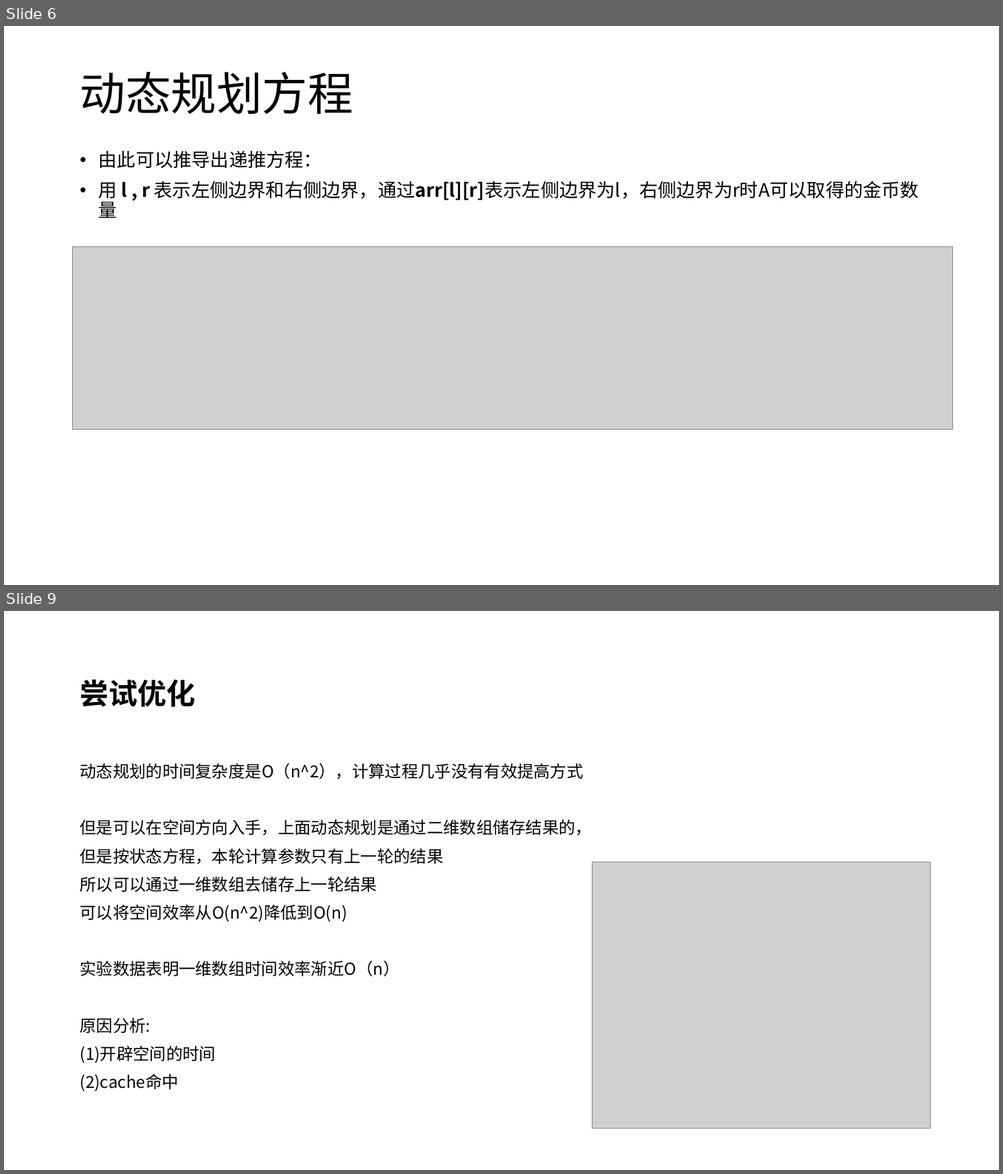
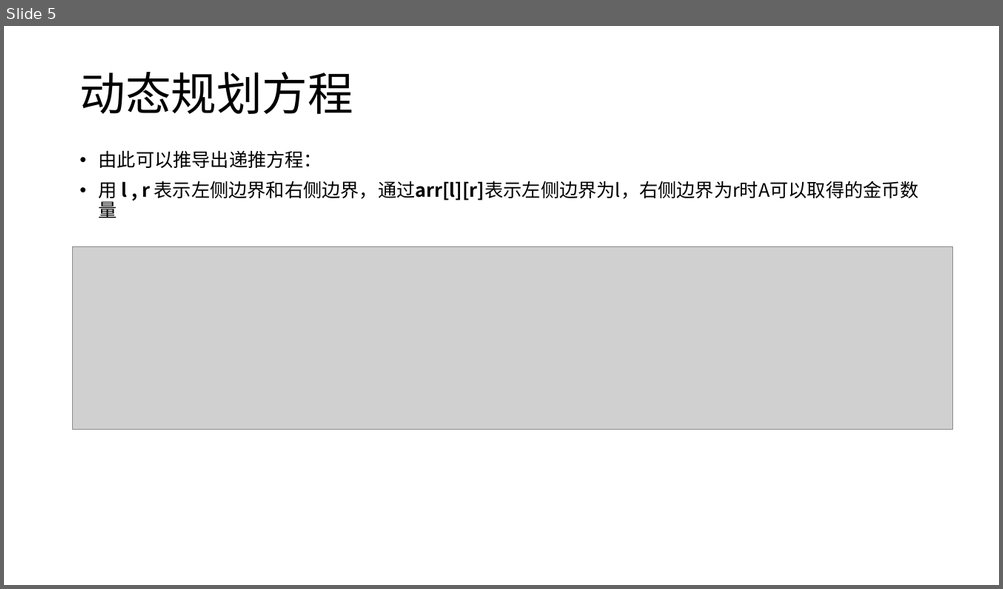
Before and after one commit to VirtualPuffer/Algorithm_Experiment, a slide deck: report/实验4/算法实验04.pptx. Shown one above the other, each under a label of ours: slides 6 and 9 before the commit, slide 5 after it; the slides between them are not shown. The pictures are 1003x1174 and 1003x589 pixels, drawn with LibreOffice and Linux fonts; fonts in the diff are those of the drawing; grey boxes stand for pictures. Boxes give left, top, right and bottom in pixels: in the first picture for what was removed or moved away, otherwise in the second. Text is boxed around its words. In the diff, an @@ line names an element or a change of style, - is before the commit and + after.

Commit message:
实验6ppt

```diff
--- a/report/实验4/算法实验04.pptx
+++ b/report/实验4/算法实验04.pptx
@@ slide 9 removed at (4,611,999,1170), background #FFFFFF @@
@@ title removed at (79,679,196,707) @@
-尝试优化
@@ text removed at (79,763,592,1092) @@
-动态规划的时间复杂度是O（n^2），计算过程几乎没有有效提高方式
-但是可以在空间方向入手，上面动态规划是通过二维数组储存结果的，
-但是按状态方程，本轮计算参数只有上一轮的结果
-所以可以通过一维数组去储存上一轮结果
-可以将空间效率从O(n^2)降低到O(n)
-实验数据表明一维数组时间效率渐近O（n）
-原因分析:
-(1)开辟空间的时间
-(2)cache命中
@@ picture removed at (592,863,930,1129) @@
@@ what was slide 6 is now slide 5 @@
```
Also in this commit, not shown: 1 slide changed, 1 slide added, 3 other slides removed, 2 other files.
